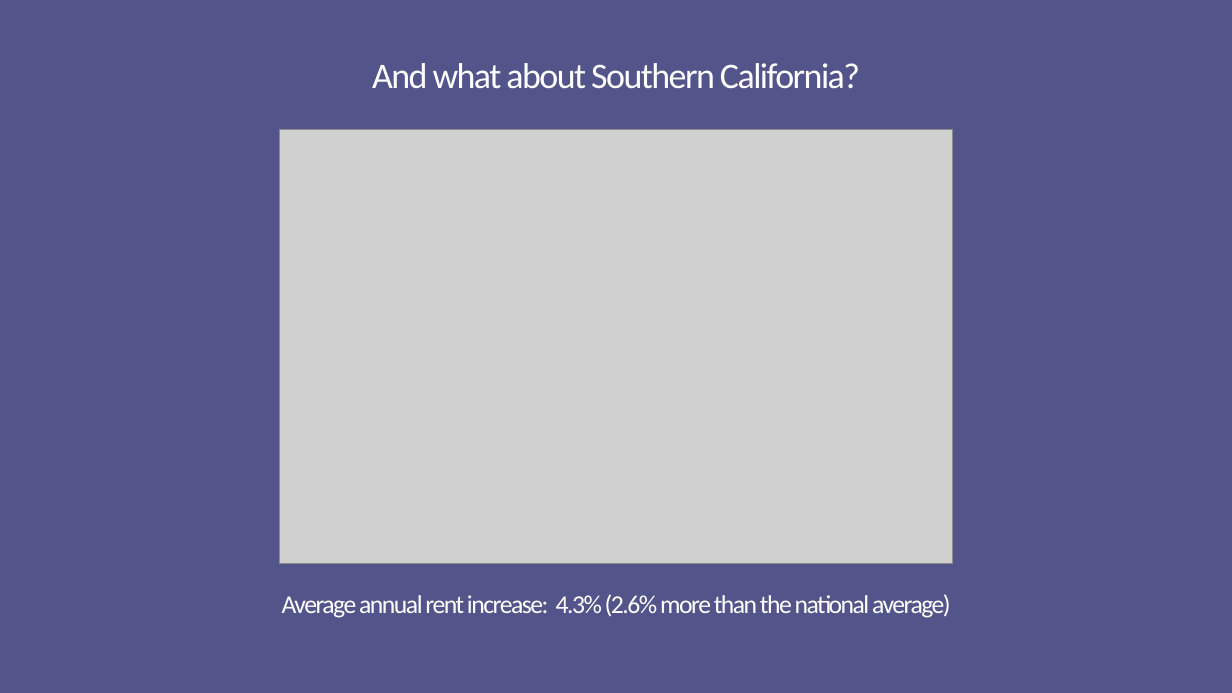
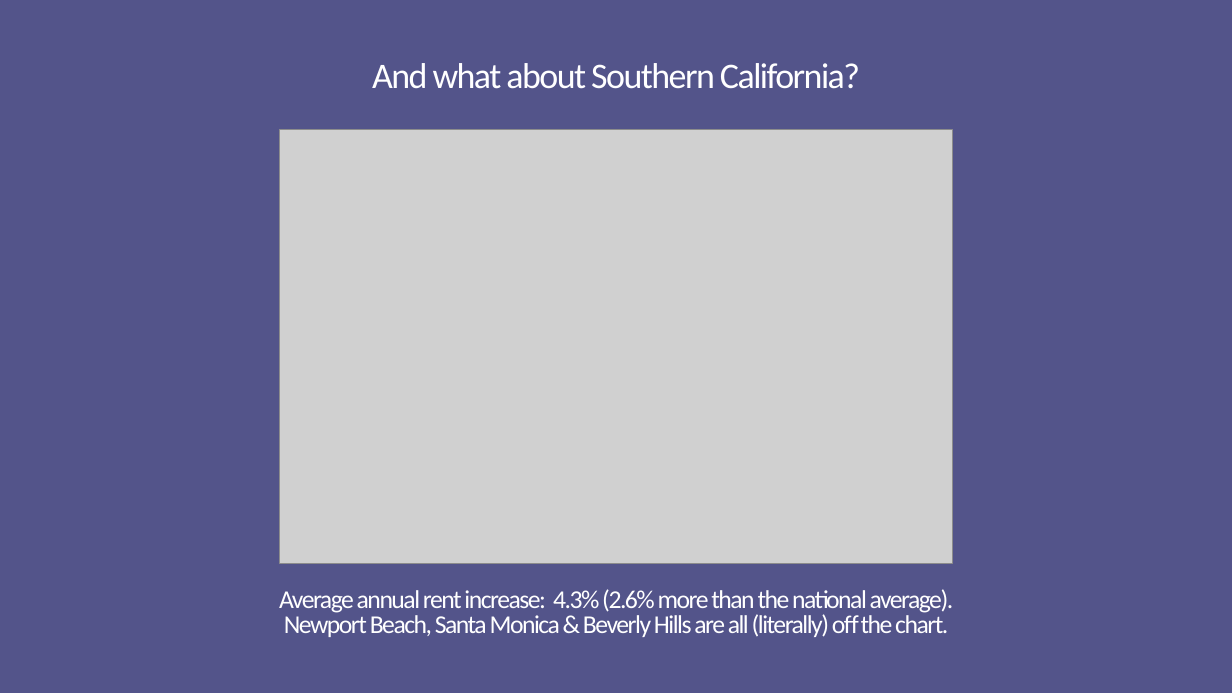
Before and after one commit to marcusmcb/group-project-1, a slide deck: slide 10 of resources/powerpoint/uci-rental-presentation.pptx (slide 9 before the commit). Drawn at 1232x693 pixels with LibreOffice and Linux fonts; fonts in the diff are those of the drawing; grey boxes stand for pictures. Boxes give left, top, right and bottom in pixels: in the first picture for what was removed or moved away, otherwise in the second. Text is boxed around its words. In the diff, an @@ line names an element or a change of style, - is before the commit and + after.

```diff
--- a/resources/powerpoint/uci-rental-presentation.pptx
+++ b/resources/powerpoint/uci-rental-presentation.pptx
@@ text at [279,589,954,637]: text changed @@
-Average annual rent increase: 4.3% (2.6% more than the national average)
+Average annual rent increase: 4.3% (2.6% more than the national average).
+Newport Beach, Santa Monica & Beverly Hills are all (literally) off the chart.
```
Also in this commit, not shown: 1 other slide changed, 1 slide added.
